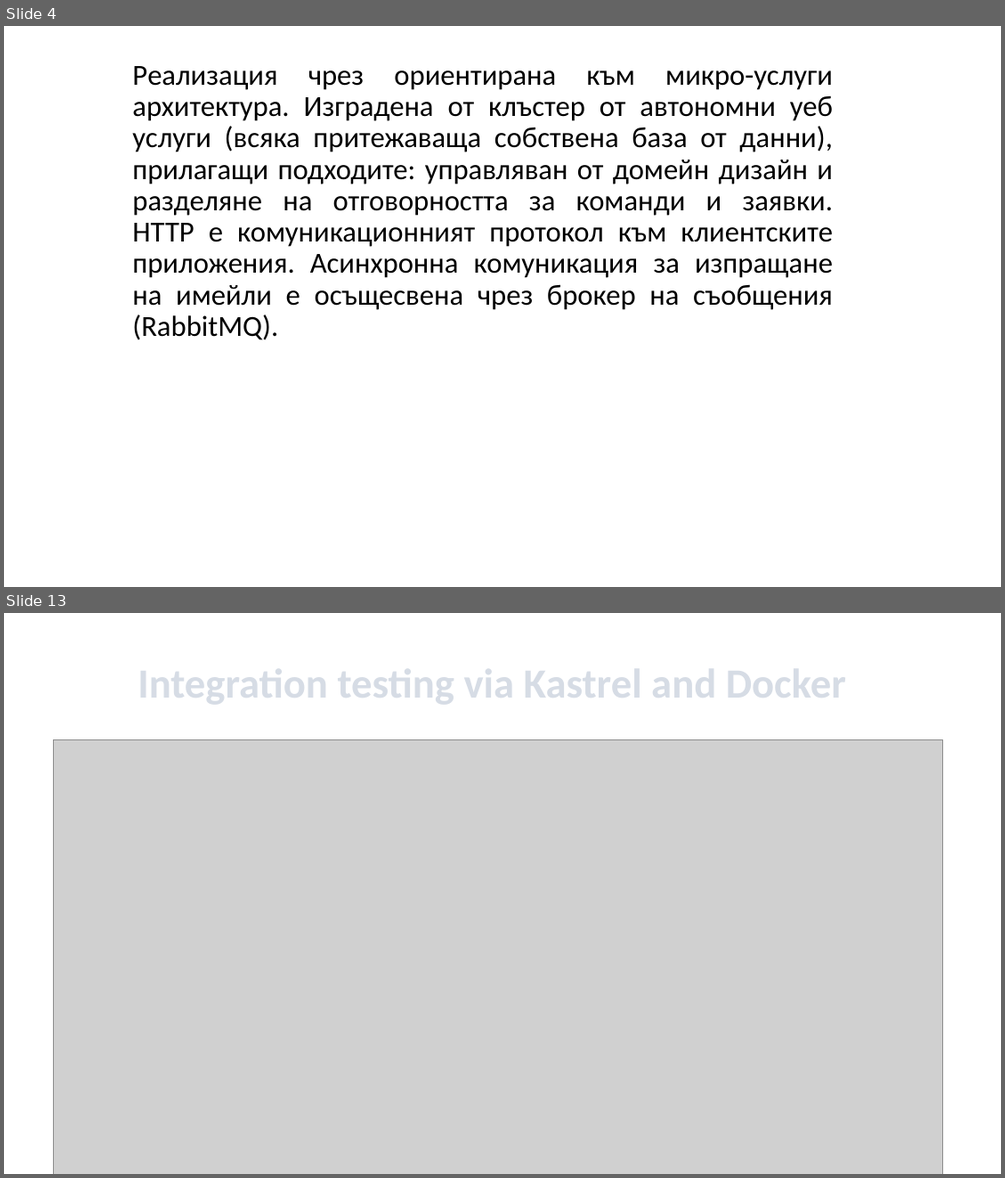
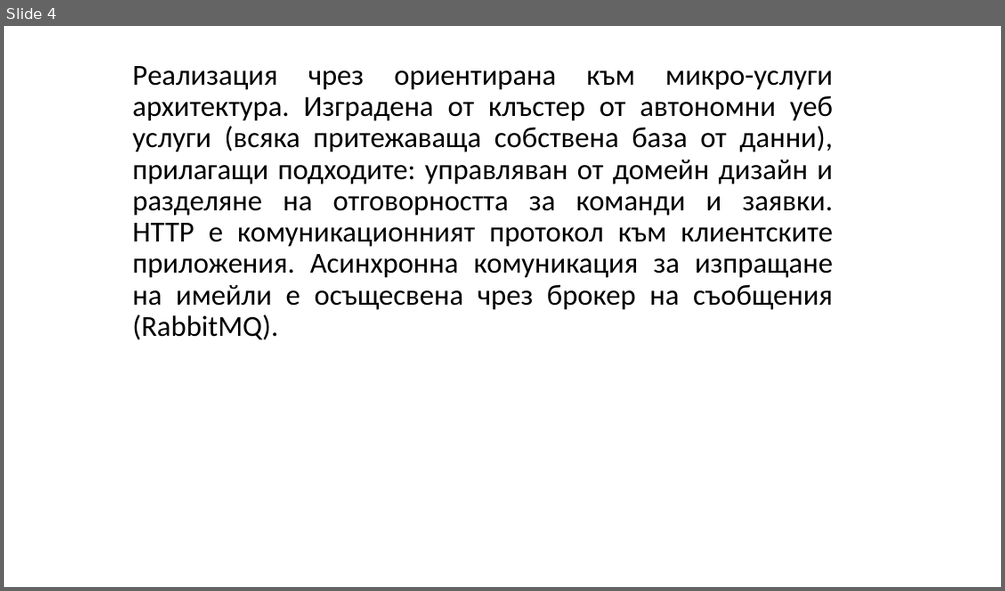
Before and after one commit to profjordanov/doctorate, a slide deck: article/present/uevarna.pptx. Shown one above the other, each under a label of ours: slides 4 and 13 before the commit, slide 4 after it; the slides between them are not shown. The pictures are 1005x1178 and 1005x591 pixels, drawn with LibreOffice and Linux fonts; fonts in the diff are those of the drawing; grey boxes stand for pictures; background and template pictures are left out. Boxes give left, top, right and bottom in pixels: in the first picture for what was removed or moved away, otherwise in the second. Text is boxed around its words. In the diff, an @@ line names an element or a change of style, - is before the commit and + after.

```diff
--- a/article/present/uevarna.pptx
+++ b/article/present/uevarna.pptx
@@ slide 13 removed at [4, 613, 1001, 1174], background picture (left out) @@
@@ text removed at [138, 669, 846, 704] @@
-Integration testing via Kastrel and Docker
@@ picture removed at [53, 740, 942, 1174] @@
```
Also in this commit, not shown: 2 slides changed, 6 slides added, 11 other slides removed, 1 other file.
